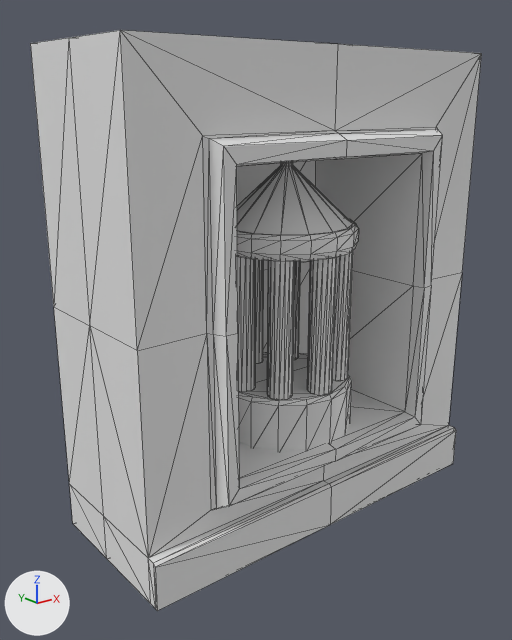
Two versions of the FBX model Assets/Models/Environment/ST_Wall_B.fbx, one commit apart.
Rendered twice from a camera (50 mm lens) standing at (-4.44, -5.09, 4.08) and looking at (-0.24, 0.15, 1.98). Lighting does not change. The marker at lower left points along +X, +Y and +Z. Mesh edges are drawn as thin lines. Materials are left out; every surface is plain grey.

Names of what the first picture shows: 'ST_Wall_B'.
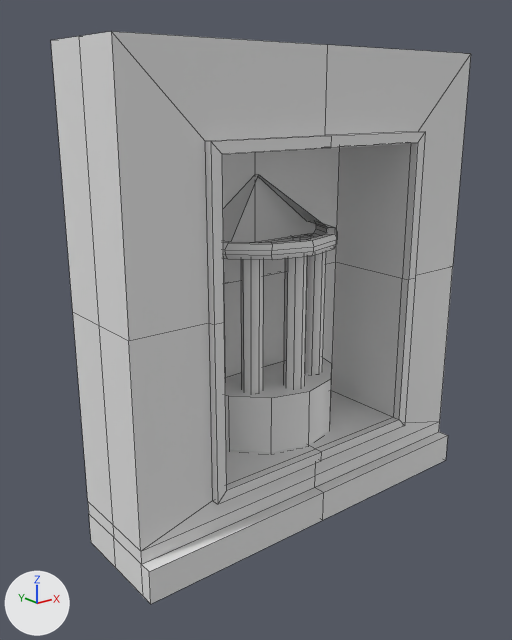
Edits to the scene script, one JSON object a line:
```json
{"block": "me_mesh", "where": "# used by ob_st_wall_b; location = (0.0, -0.22, 0.0); rotation_euler = (1.571, 0.0, 0.0), in degrees (90, 0, 0); scale = (0.0254, 0.0254, 0.0254)"}
{"op": "remove", "block": "me_mesh", "code": "me_mesh.from_pydata(...)  # 510 vertices, 976 faces; spans x -79.0..79.0, y 0.0..177.0, z -44.0..21.0"}
{"op": "add", "block": "me_mesh", "code": "me_mesh.from_pydata(...)  # 229 vertices, 168 faces; spans x -200.0..200.0, y 0.0..450.0, z -52.0..62.0"}
{"block": "me_mesh", "change": "me_mesh part 1: the loose piece of 94 vertices spanning x -79.0..79.0, y 0.0..177.0, z -44.0..21.0 is rebuilt with 15 vertices and now spans x -80.0..80.0, y 73.0..133.0, z -41.0..39.0"}
{"block": "me_mesh", "change": "me_mesh part 2: a new loose piece of 88 vertices spanning x -200.0..200.0, y 0.0..450.0, z -49.0..62.0"}
{"block": "me_mesh", "change": "me_mesh part 3: a new loose piece of 46 vertices spanning x -84.0..84.0, y 268.0..336.0, z -47.0..39.0"}
{"block": "me_mesh", "change": "me_mesh part 4: a new loose piece of 16 vertices spanning x -51.0..-29.0, y 132.0..269.0, z -12.0..10.0"}
{"block": "me_mesh", "change": "me_mesh part 5: a new loose piece of 16 vertices spanning x -11.0..11.0, y 132.0..269.0, z 5.0..26.0"}
{"block": "me_mesh", "change": "me_mesh part 6: a new loose piece of 16 vertices spanning x 30.0..51.0, y 132.0..269.0, z -12.0..10.0"}
{"block": "me_mesh", "change": "me_mesh part 7: 10 loose pieces with 416 vertices, spanning x -27.0..27.0, y 33.0..139.0, z -36.0..18.0, are deleted"}
{"op": "set", "path": "ob_st_wall_b.location", "old": "(0.0, -0.22, 0.0)", "new": "(0.0, 0.0, 0.0)"}
{"op": "set", "path": "ob_st_wall_b.scale", "old": "(0.0254, 0.0254, 0.0254)", "new": "(0.01, 0.01, 0.01)"}
```

Pixel boxes (x1, y1, x2, y2) of what changed, in the pictures (512 x 640 px):
```json
{"object": "ST_Wall_B", "change": "reshaped, moved, rescaled", "before": [30, 30, 482, 611], "after": [51, 31, 471, 604], "on screen": "7% narrower"}
{"part": 1, "of": "me_mesh", "change": "rebuilt", "before": [30, 30, 482, 611], "after": [225, 358, 332, 453]}
{"part": 2, "of": "me_mesh", "change": "added", "after": [51, 31, 471, 604]}
{"part": 3, "of": "me_mesh", "change": "added", "after": [223, 174, 337, 260]}
{"part": 4, "of": "me_mesh", "change": "added", "after": [241, 259, 264, 393]}
{"part": 5, "of": "me_mesh", "change": "added", "after": [284, 256, 308, 388]}
{"part": 6, "of": "me_mesh", "change": "added", "after": [305, 251, 326, 374]}
{"part": 7, "of": "me_mesh", "change": "deleted", "before": [237, 163, 359, 451]}
```
